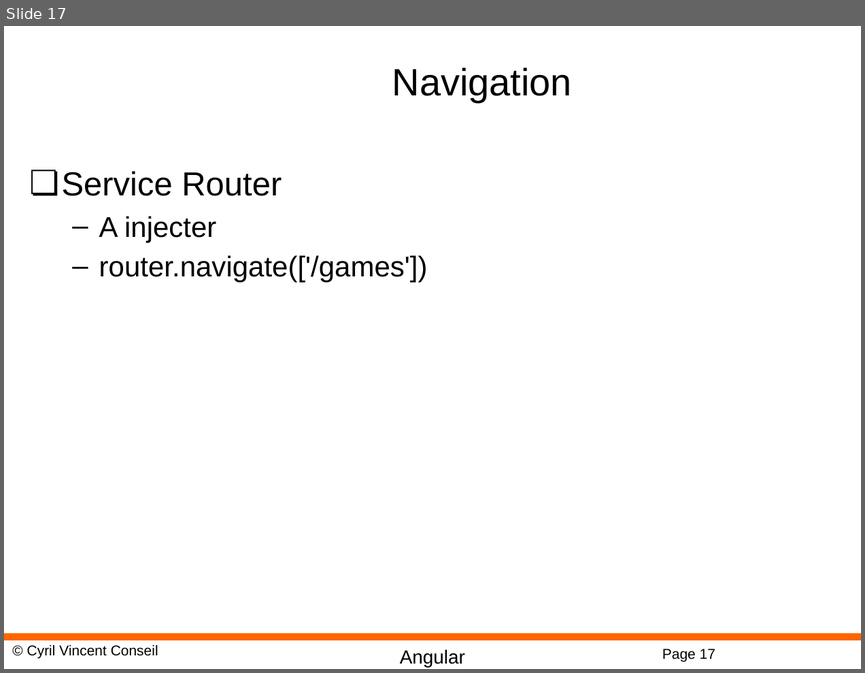
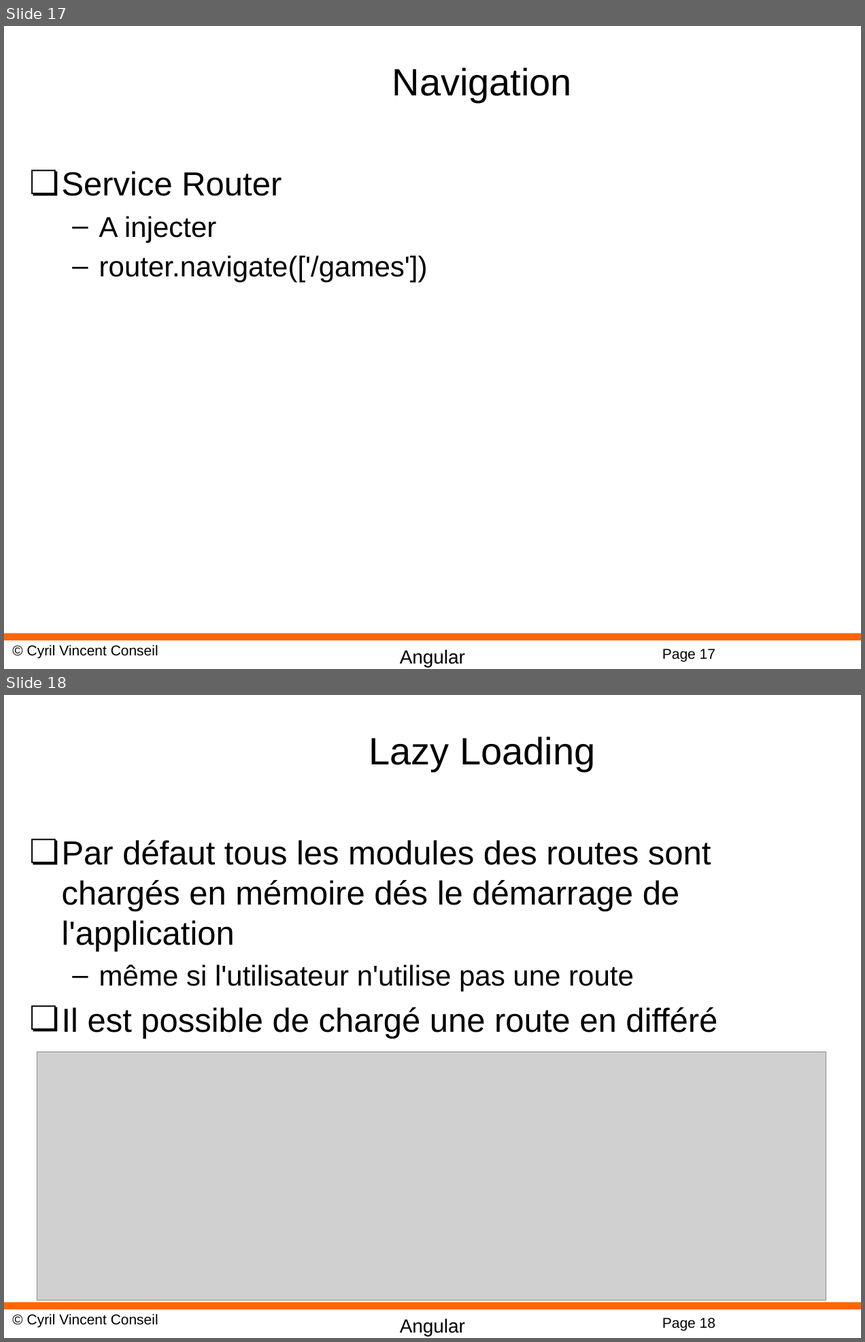
Before and after one commit to cyrilvincent/angular, a slide deck: PPT/Angular15-Routing.pptx. Shown one above the other, each under a label of ours: slide 17 before the commit, slides 17 and 18 after it. The pictures are 865x673 and 865x1342 pixels, drawn with LibreOffice and Linux fonts; fonts in the diff are those of the drawing; grey boxes stand for pictures; background and template pictures are left out. Boxes give left, top, right and bottom in pixels: in the first picture for what was removed or moved away, otherwise in the second. Text is boxed around its words. In the diff, an @@ line names an element or a change of style, - is before the commit and + after.

```diff
--- a/PPT/Angular15-Routing.pptx
+++ b/PPT/Angular15-Routing.pptx
@@ slide 18 added at <box>4,695,861,1338</box>, background #FFFFFF; not listed: 4 template elements that a slide beside it also shows @@
@@ title added at <box>368,736,595,772</box>, 32 pt, text #000000 @@
+Lazy Loading
@@ text added at <box>62,840,717,1038</box>, 28 pt, text #000000 @@
+❏ Par défaut tous les modules des routes sont chargés en mémoire dés le démarrage de l'application
+  – même si l'utilisateur n'utilise pas une route
+❏ Il est possible de chargé une route en différé
@@ picture added at <box>37,1051,827,1300</box> @@
```
Also in this commit, not shown: 1 slide changed, 1 other slide added, 3 other files.
